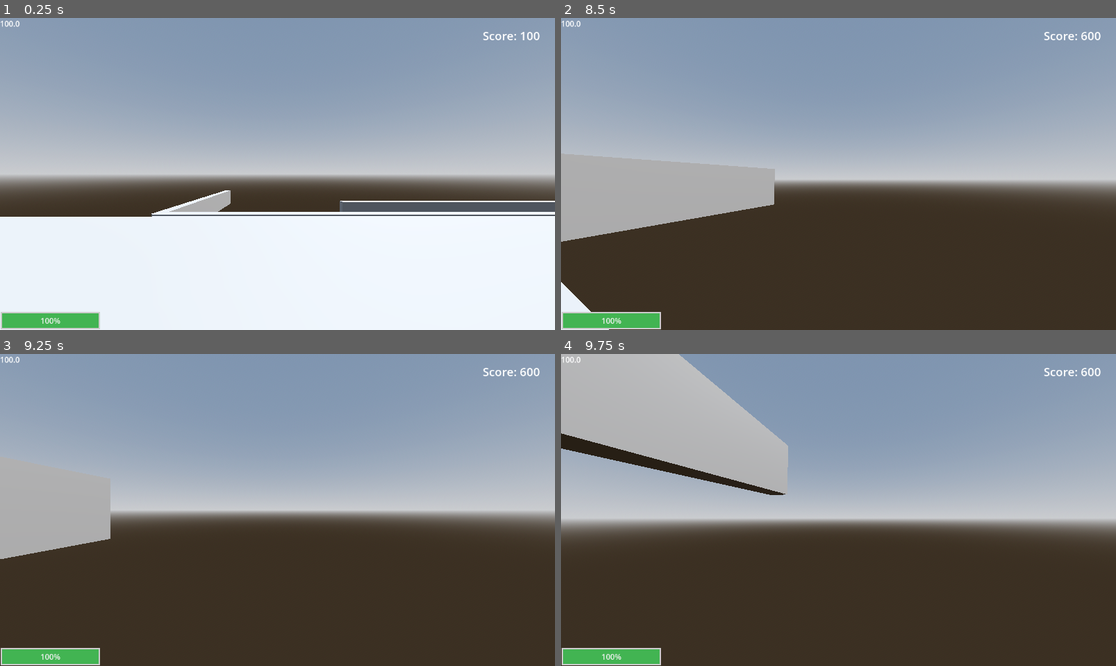
Above: before the commit, frames 1-4 (two rows, left to right).
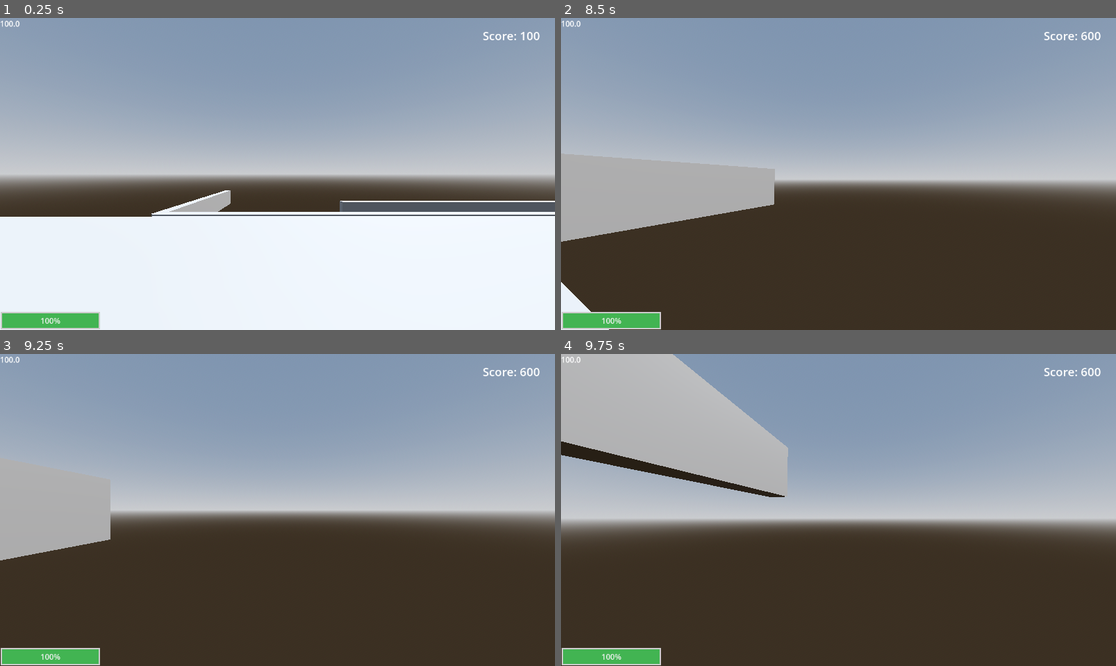
Above: after the commit, the same moments.

Repository: loganman888/new-game-project
Game: Godot game, scene res://world.tscn
Same seed, same stepped clock (60 frames per second), same inputs: the game is played once before the commit and once after it.
Inputs (mouse positions are in pixels of both pictures, inside the frame that each line leads up to):
- Up to frame 1 (0.25 s): no input
- Up to frame 2 (8.5 s): tap Enter (ui_accept) at 0.5 s; move the mouse to (832, 180) at 0.52 s; hold W (forward) 0.53-2.78 s; tap E (interact) at 0.6, 3.6, 6.6 s; tap Space (jump) at 0.77, 1.52, 3.02, 3.77, 4.52, 6.02, 6.77, 7.52 s; move the mouse to (877, 177) at 1.27 s; click (877, 177) at 1.35 s; move the mouse to (794, 170) at 2.02 s; right-click (794, 170) at 2.1 s; move the mouse to (844, 174) at 2.77 s; hold A (left) 2.78-3.53 s; tap Shift (sprint) at 2.85, 5.85 s; move the mouse to (816, 167) at 3.52 s; hold W (forward) 3.53-5.78 s; move the mouse to (866, 174) at 4.27 s; click (866, 174) at 4.35 s; move the mouse to (810, 174) at 5.02 s; right-click (810, 174) at 5.1 s; move the mouse to (849, 167) at 5.77 s; hold D (right) 5.78-6.53 s; move the mouse to (832, 180) at 6.52 s; hold W (forward) from 6.53 s (still down); move the mouse to (877, 177) at 7.27 s; click (877, 177) at 7.35 s; move the mouse to (794, 170) at 8.02 s; right-click (794, 170) at 8.1 s
- Up to frame 3 (9.25 s): move the mouse to (283, 510) at 8.77 s; release W (forward) at 8.78 s; hold A (left) from 8.78 s (still down); tap Shift (sprint) at 8.85 s; tap Space (jump) at 9.02 s
- Up to frame 4 (9.75 s): move the mouse to (816, 503) at 9.52 s; release A (left) at 9.53 s; hold W (forward) from 9.53 s (still down); tap E (interact) at 9.6 s

Frames 1-2 are identical in both runs. In frame 3, less than 0.1% of the frame differs, in the area x 0-20%, y 59-67%; in frame 4, 1.4%, in the area x 0-41%, y 0-46%.

Commit message:
Implemented teleporter.

Diff:
--- /dev/null
+++ b/teleporter.gd
@@ -0,0 +1,30 @@
+extends Area3D
+
+@export var target_teleporter: NodePath
+@export var cooldown_time: float = 1.0
+
+var can_teleport: bool = true
+
+func _ready():
+	body_entered.connect(_on_body_entered)
+
+func _on_body_entered(body: Node3D):
+	if body.is_in_group("player") and can_teleport:
+		var target = get_node_or_null(target_teleporter)
+		if target:
+			# Teleport the player
+			body.global_position = target.global_position
+
+			# Prevent fall-through by ensuring Y velocity is reset
+			body.velocity.y = 0
+
+			# Disable teleporting on both teleporters
+			can_teleport = false
+			target.can_teleport = false
+
+			# Start cooldown timer
+			get_tree().create_timer(cooldown_time).timeout.connect(
+				func():
+					can_teleport = true
+					target.can_teleport = true
+			)
--- /dev/null
+++ b/teleporter.tscn
@@ -0,0 +1,17 @@
+[gd_scene load_steps=4 format=3 uid="uid://bvvfk055lh5te"]
+
+[ext_resource type="Script" uid="uid://bjprdqqsff67u" path="res://teleporter.gd" id="1_eumkw"]
+
+[sub_resource type="BoxShape3D" id="BoxShape3D_tuehi"]
+
+[sub_resource type="RibbonTrailMesh" id="RibbonTrailMesh_kk6yu"]
+
+[node name="Teleporter" type="Area3D"]
+script = ExtResource("1_eumkw")
+
+[node name="CollisionShape3D" type="CollisionShape3D" parent="."]
+transform = Transform3D(1, 0, 0, 0, 1, 0, 0, 0, 0.1, 0, 0, 0)
+shape = SubResource("BoxShape3D_tuehi")
+
+[node name="MeshInstance3D" type="MeshInstance3D" parent="."]
+mesh = SubResource("RibbonTrailMesh_kk6yu")
--- a/world.tscn
+++ b/world.tscn
@@ -12,6 +12,7 @@
 [ext_resource type="PackedScene" uid="uid://cs10owbqkjdab" path="res://turret_menu_ui.tscn" id="10_wse8f"]
 [ext_resource type="PackedScene" uid="uid://df152xnsqmp14" path="res://rapid_turret.tscn" id="11_ic0uy"]
 [ext_resource type="PackedScene" uid="uid://c66wwcmtmi5wj" path="res://slow_turret.tscn" id="12_k3n1d"]
+[ext_resource type="PackedScene" uid="uid://bvvfk055lh5te" path="res://teleporter.tscn" id="13_2o6r5"]
 
 [sub_resource type="GDScript" id="GDScript_ioo17"]
 
@@ -132,6 +133,10 @@
 transform = Transform3D(-38.94, -1.90261e-13, -7.2294e-06, -1.38343e-13, -2.43, 1.24077e-06, -1.33071e-05, 2.12437e-07, 14.1927, -99.8158, 0.785, -19.2994)
 size = Vector3(1.14795, 2, 1.52148)
 
+[node name="CSGBox3D19" type="CSGBox3D" parent="Map/NavigationRegion3D/CSGCombiner3D"]
+transform = Transform3D(-38.94, -1.90261e-13, -7.2294e-06, -1.38343e-13, -2.43, 1.24077e-06, -1.33071e-05, 2.12437e-07, 14.1927, -96.8158, 0.785, 18.7006)
+size = Vector3(1.14795, 2, 1.52148)
+
 [node name="Enemy2" parent="." instance=ExtResource("2_fj7yv")]
 transform = Transform3D(1, 0, 0, 0, 1.3, 0, 0, 0, 1, -125, 12, 2)
 
@@ -195,3 +200,11 @@
 
 [node name="SlowTurret" parent="." instance=ExtResource("12_k3n1d")]
 transform = Transform3D(1, 0, 0, 0, 1, 0, 0, 0, 1, -95, 15, -9)
+
+[node name="Teleporter1" parent="." instance=ExtResource("13_2o6r5")]
+transform = Transform3D(1, 0, 0, 0, 1, 0, 0, 0, 1, -91, 15, 13)
+target_teleporter = NodePath("../Teleporter2")
+
+[node name="Teleporter2" parent="." instance=ExtResource("13_2o6r5")]
+transform = Transform3D(1, 0, 0, 0, 1.2, 0, 0, 0, 1, -85, 15, -21)
+target_teleporter = NodePath("../Teleporter1")
Not shown, added: teleporter.gd.uid
Not shown: 1 places in world.tscn that only renumber resources
